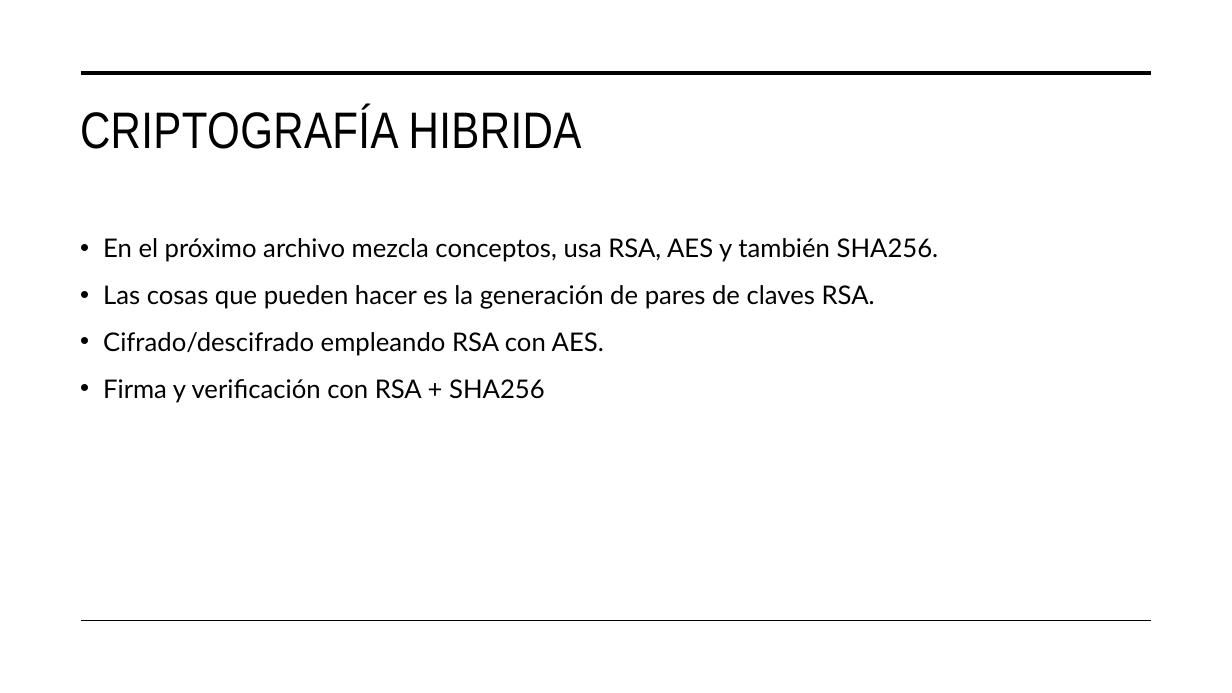
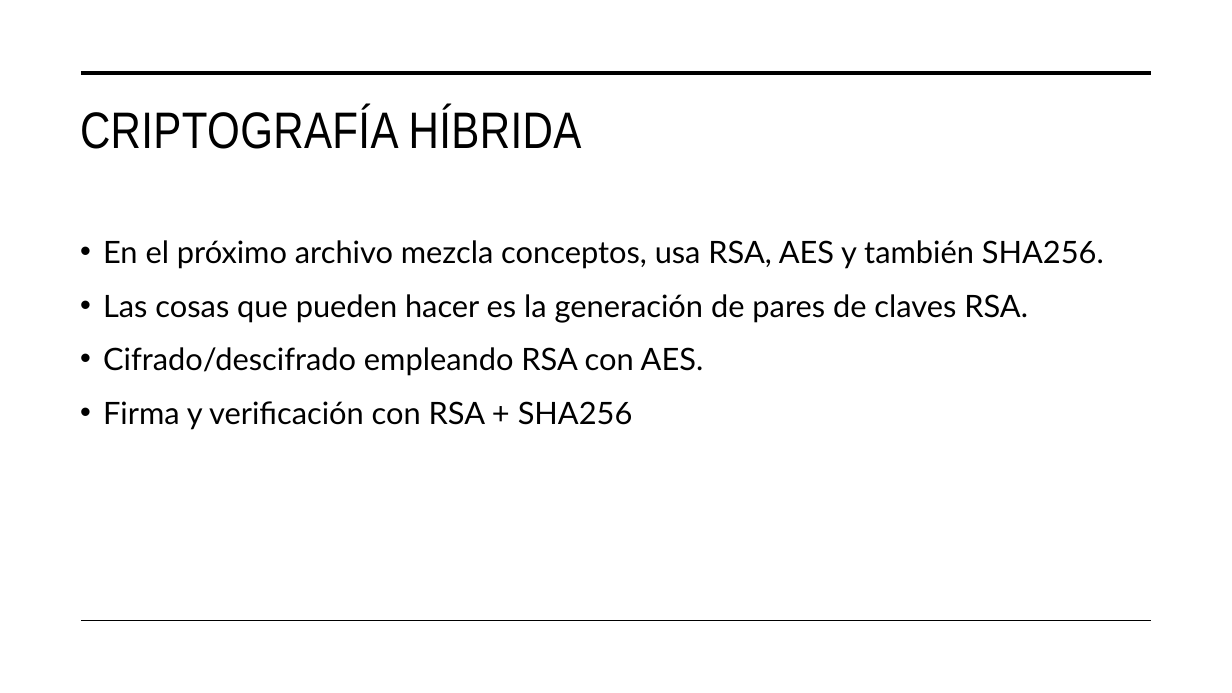
Before and after one commit to hombrefrustrado/criptografia-presentaci-n, a slide deck: slide 10 of Criptografía taller práctico.pptx. Drawn at 1232x693 pixels with LibreOffice and Linux fonts; fonts in the diff are those of the drawing. Boxes give left, top, right and bottom in pixels: in the first picture for what was removed or moved away, otherwise in the second. Text is boxed around its words. In the diff, an @@ line names an element or a change of style, - is before the commit and + after.

```diff
--- a/Criptografía taller práctico.pptx
+++ b/Criptografía taller práctico.pptx
@@ title at (x1=80, y1=106, x2=582, y2=149): text changed @@
-CRIPTOGRAFÍA HIBRIDA
+CRIPTOGRAFÍA HÍBRIDA
@@ text "En el próximo archivo mezcla ..." at (x1=103, y1=240, x2=1104, y2=430): size 20 to 24 pt @@
```
Also in this commit, not shown: 3 other slides changed, 3 slides added, 2 other files.
